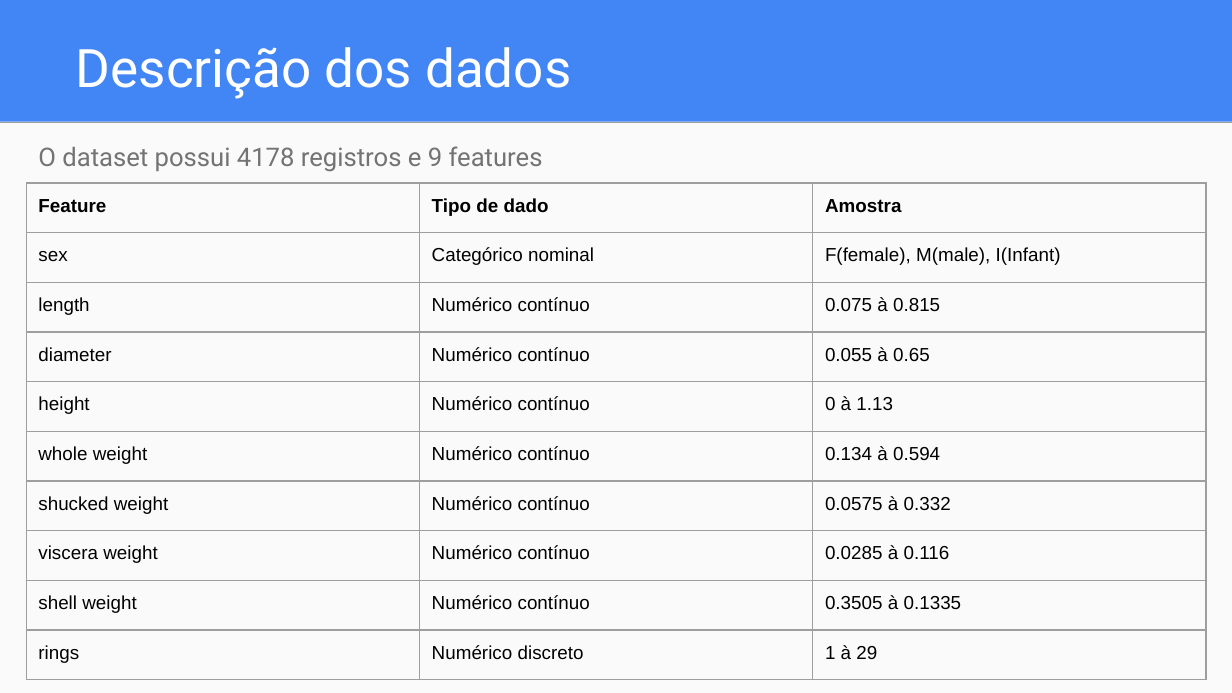
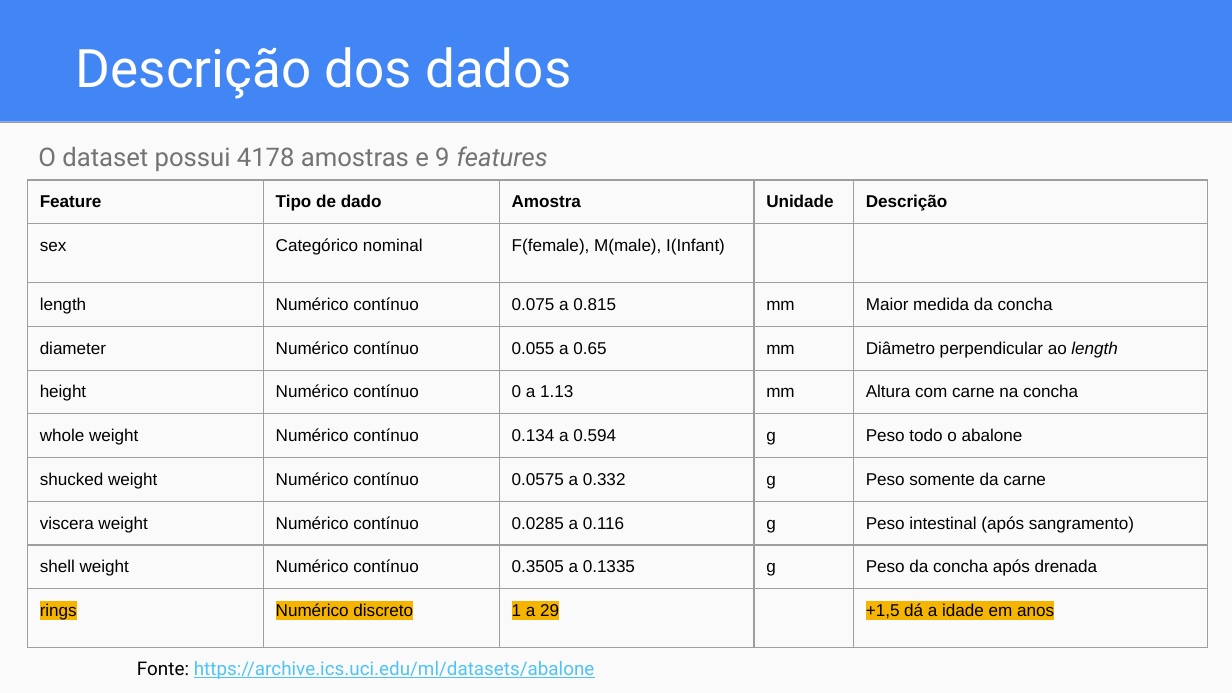
Before and after one commit to dwelcaslu/IFSP-Projeto-Interdisciplinar-2021.02, a slide deck: slide 7 of reports/Apresentação - Projeto Interdisciplinar.pptx (slide 4 before the commit). Drawn at 1232x693 pixels with LibreOffice and Linux fonts; fonts in the diff are those of the drawing. Boxes give left, top, right and bottom in pixels: in the first picture for what was removed or moved away, otherwise in the second. Text is boxed around its words. In the diff, an @@ line names an element or a change of style, - is before the commit and + after.

```diff
--- a/reports/Apresentação - Projeto Interdisciplinar.pptx
+++ b/reports/Apresentação - Projeto Interdisciplinar.pptx
@@ text at box(38, 146, 548, 171): text changed @@
-O dataset possui 4178 registros e 9 features
+O dataset possui 4178 amostras e 9 features
@@ table at box(27, 180, 1209, 624) @@
-column 3: Amostra | F(female), M(male), I(Infant) | 0.075 à 0.815 | 0.055 à 0.65 | 0 à 1.13 | 0.134 à 0.594 | 0.0575 à 0.332 | 0.0285 à 0.116 | 0.3505 à 0.1335 | 1 à 29
+column 3: Amostra | F(female), M(male), I(Infant) | 0.075 a 0.815 | 0.055 a 0.65 | 0 a 1.13 | 0.134 a 0.594 | 0.0575 a 0.332 | 0.0285 a 0.116 | 0.3505 a 0.1335 | 1 a 29
+column 4: Unidade |  | mm | mm | mm | g | g | g | g | 
+column 5: Descrição |  | Maior medida da concha | Diâmetro perpendicular ao length | Altura com carne na concha | Peso todo o abalone | Peso somente da carne | Peso intestinal (após sangramento) | Peso da concha após drenada | +1,5 dá a idade em anos
@@ table: place and size @@
-table at box(26, 184, 1205, 667)
+table at box(27, 180, 1209, 624)
@@ text added at box(137, 661, 595, 679), 11 pt, text #4FC3F7, underline @@
+Fonte: https://archive.ics.uci.edu/ml/datasets/abalone
```
Also in this commit, not shown: 8 other slides changed, 15 slides added, 9 slides removed, 2 other files.
